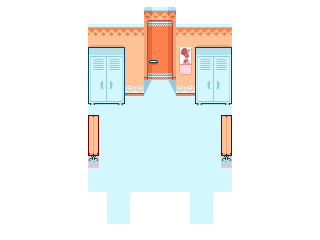
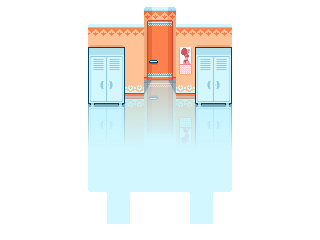
Revision of a layered 320×240 image; what changed, layer by layer:
hid "Layer6", painted on it over bbox(88, 79, 232, 169)
added layer "Layer9" above "Layer8" over bbox(88, 79, 232, 169)
added layer "Layer8" above "Layer2" over bbox(88, 79, 232, 106)
